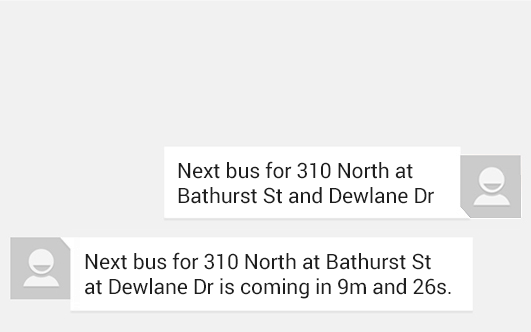
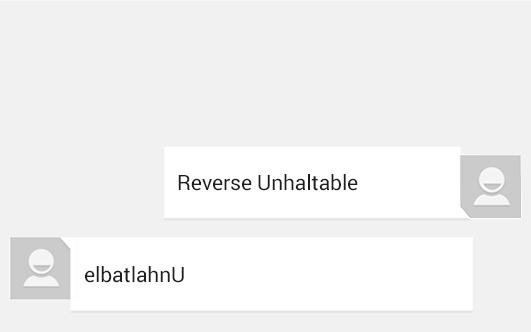
Layered file, before and after one edit (531 × 332). Changes by layer:
renamed "Next bus for 310 North at Bathurst St at Dewlane Dr is coming i" to "elbatlahnU", painted on it over box(85, 252, 451, 299)
renamed "Next bus for 310 North at Bathurst St and Dewlane Dr" to "Reverse Unhaltable", painted on it over box(178, 161, 434, 204)
